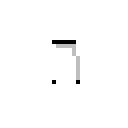
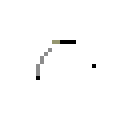
Comparing the layer stacks of the two 128x128 images. Changes:
hid "legs_set_blank_back" over [52, 40, 80, 84]
added layer "legs_set_blank_side_run_frame10" above "legs_set_blank_side_run_frame9" over [36, 40, 96, 76]
added layer "legs_set_blank_side_run_frame5" above "legs_set_blank_side_run_frame4" over [36, 40, 96, 80]
